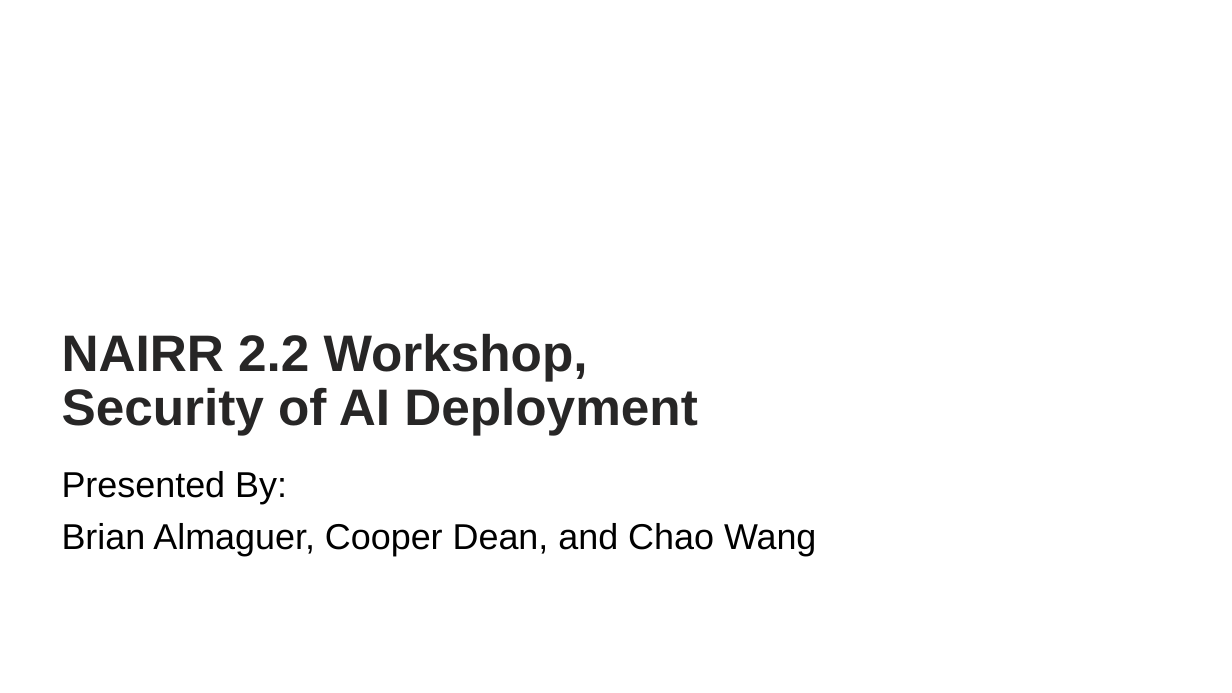
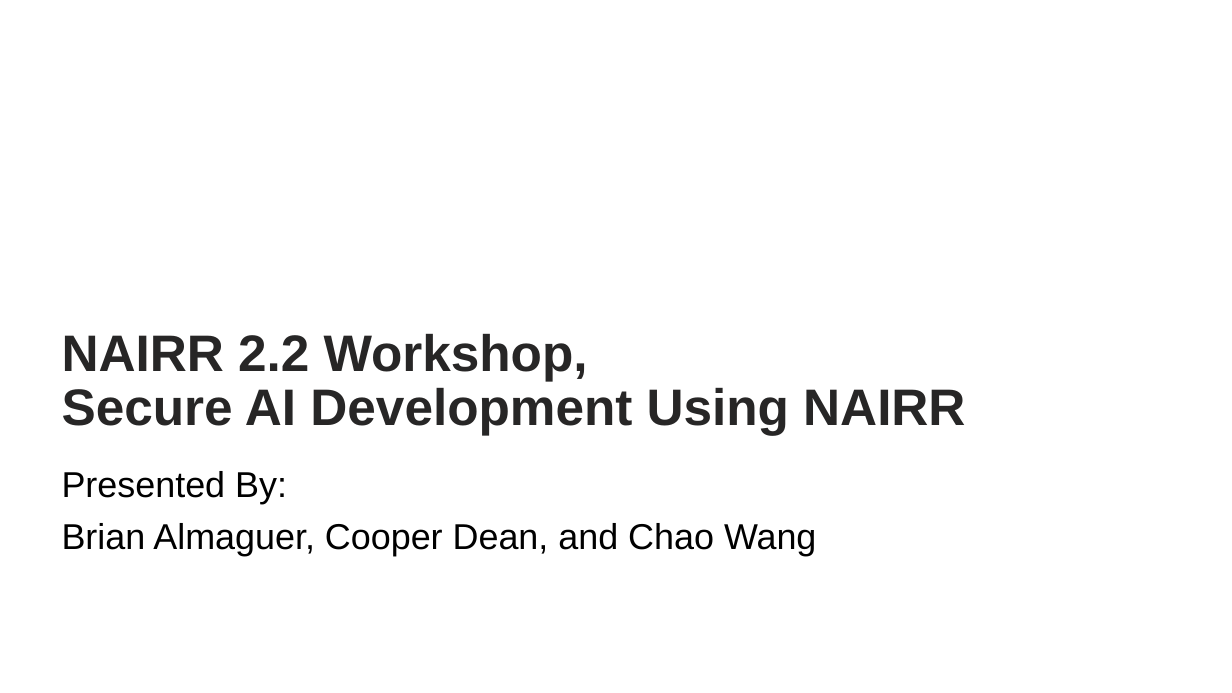
Before and after one commit to WPI-LIONS-Group/NAIRR-Workshops, a slide deck: slide 4 of 2.2/2.2 NAIRR Workshop.pptx (slide 2 before the commit). Drawn at 1232x693 pixels with LibreOffice and Linux fonts; fonts in the diff are those of the drawing; background and template pictures are left out. Boxes give left, top, right and bottom in pixels: in the first picture for what was removed or moved away, otherwise in the second. Text is boxed around its words. In the diff, an @@ line names an element or a change of style, - is before the commit and + after.

```diff
--- a/2.2/2.2 NAIRR Workshop.pptx
+++ b/2.2/2.2 NAIRR Workshop.pptx
@@ title at [62, 333, 965, 435]: text changed @@
-NAIRR 2.2 Workshop,
-Security of AI Deployment
+NAIRR 2.2 Workshop,
+Secure AI Development Using NAIRR
```
Also in this commit, not shown: 7 other slides changed, 34 slides added, 9 slides removed, 2 other files.
